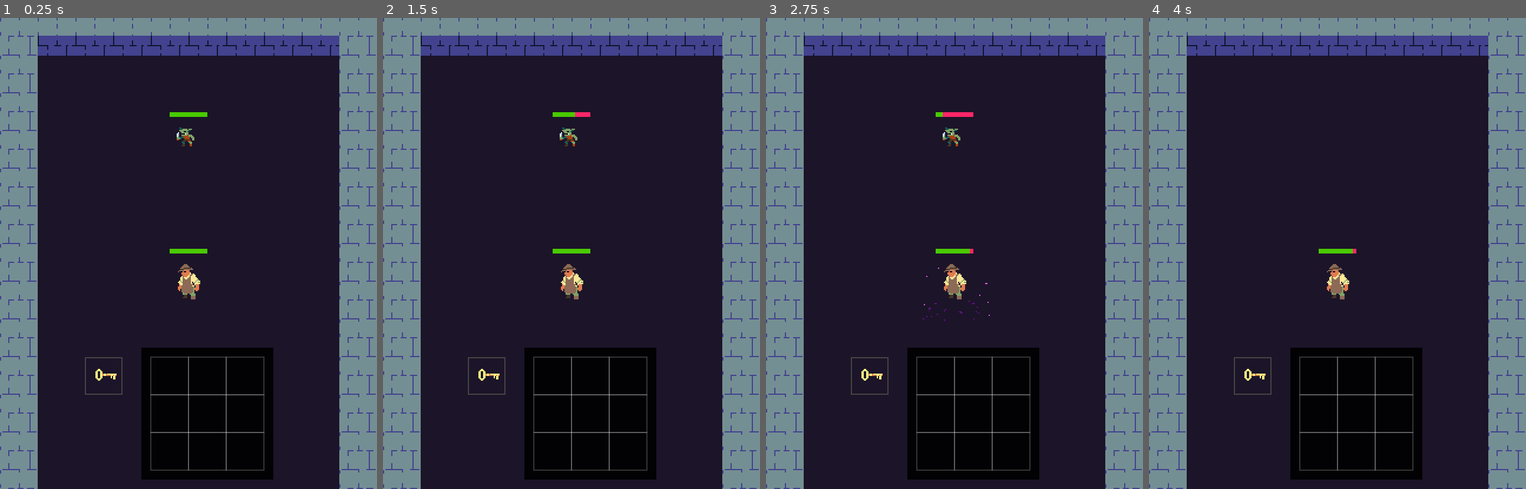
Above: before the commit, frames 1-4 (left to right).
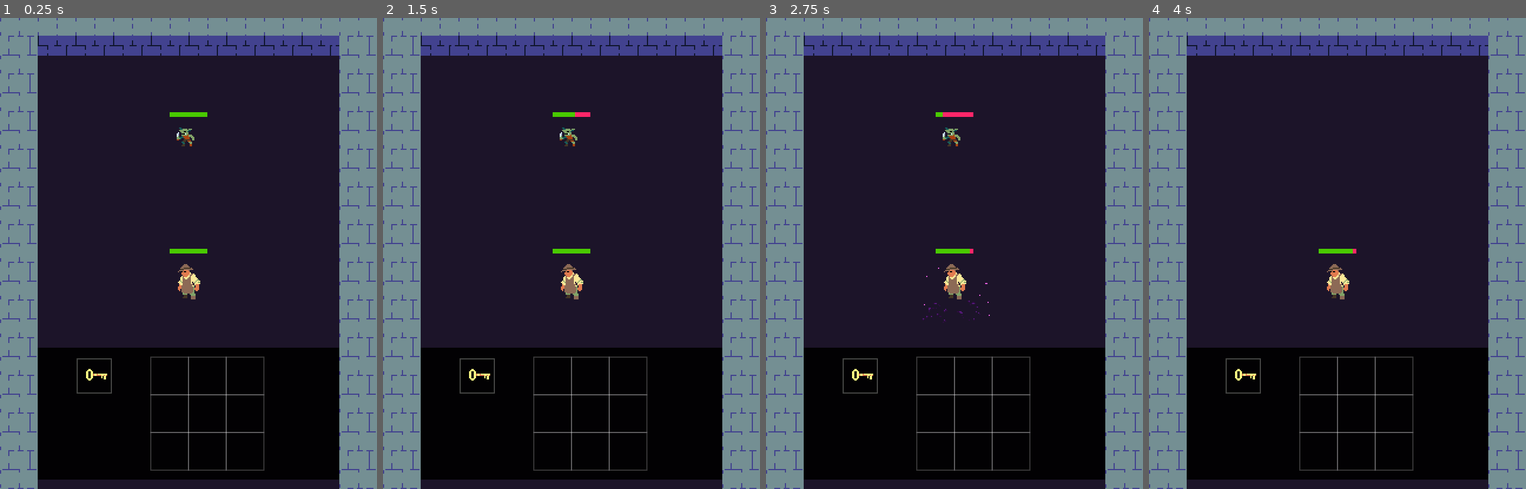
Above: after the commit, the same moments.

Repository: kakitgavin/godot-idle-game
Game: Godot game, scene res://scenes/game.tscn
Same seed, same stepped clock (60 frames per second), same inputs: the game is played once before the commit and once after it.
Inputs (mouse positions are in pixels of both pictures, inside the frame that each line leads up to):
- Up to frame 1 (0.25 s): no input
- Up to frame 2 (1.5 s): tap Enter at 0.5 s; move the mouse to (654, 229) at 0.52 s; press the mouse at (654, 229) at 0.53 s; move the mouse to (496, 277) at 1.27 s; release the mouse at (496, 277) at 1.28 s; click (496, 277) at 1.35 s
- Up to frame 3 (2.75 s): move the mouse to (992, 149) at 2.02 s; press the mouse at (992, 149) at 2.03 s
- Up to frame 4 (4 s): move the mouse to (1318, 347) at 2.77 s; release the mouse at (1318, 347) at 2.78 s; click (1318, 347) at 2.85 s; move the mouse to (1450, 324) at 3.52 s; press the mouse at (1450, 324) at 3.53 s

The runs differ from the first frame. In frame 1, 13% of the frame differs, in the area x 10-90%, y 70-98%; in frame 2, 13%; in frame 3, 13%; in frame 4, 13%.

Commit message:
fix backpack bug

Diff:
--- a/scenes/backpack_manager.tscn
+++ b/scenes/backpack_manager.tscn
@@ -13,28 +13,22 @@
 
 [node name="ColorRect" type="ColorRect" parent="."]
 layout_mode = 0
-offset_left = 56.0
-offset_right = 168.0
+offset_right = 256.0
 offset_bottom = 112.0
 color = Color(0, 0, 0, 0.92549)
 
 [node name="GridContainer" type="GridContainer" parent="ColorRect"]
 layout_mode = 1
 anchors_preset = -1
-anchor_left = 0.071
-anchor_top = 0.071
-anchor_right = 0.929
-anchor_bottom = 0.929
-offset_left = 0.0479999
-offset_top = 0.0479999
-offset_right = -0.0480042
-offset_bottom = -0.0480042
+offset_left = 96.0
+offset_top = 8.0
+offset_right = 192.0
+offset_bottom = 104.0
 theme_override_constants/h_separation = 0
 theme_override_constants/v_separation = 0
 columns = 3
 
 [node name="Area2D" type="Area2D" parent="ColorRect/GridContainer"]
-collision_layer = 0
 
 [node name="CollisionShape2D" type="CollisionShape2D" parent="ColorRect/GridContainer/Area2D"]
 position = Vector2(48, 48)
@@ -42,7 +36,14 @@
 
 [node name="ItemKey" parent="." instance=ExtResource("2_dihp5")]
 layout_mode = 1
-offset_left = 8.0
+offset_left = 32.0
 offset_top = 8.0
-offset_right = 8.0
+offset_right = 32.0
 offset_bottom = 8.0
+
+[node name="ItemKey2" parent="." instance=ExtResource("2_dihp5")]
+layout_mode = 1
+offset_left = 32.0
+offset_top = 8.0
+offset_right = 32.0
+offset_bottom = 8.0
--- a/scenes/game.tscn
+++ b/scenes/game.tscn
@@ -217,8 +217,8 @@
 horizontal_alignment = 1
 
 [node name="BackpackManager" parent="." instance=ExtResource("5_iywne")]
-offset_left = 64.0
+offset_left = 32.0
 offset_top = 280.0
-offset_right = 64.0
+offset_right = 32.0
 offset_bottom = 280.0
 metadata/_edit_use_anchors_ = true
--- a/scenes/item_key.tscn
+++ b/scenes/item_key.tscn
@@ -6,7 +6,6 @@
 size = Vector2(30, 30)
 
 [sub_resource type="StyleBoxFlat" id="StyleBoxFlat_jujb3"]
-bg_color = Color(1, 1, 1, 1)
 draw_center = false
 border_width_left = 1
 border_width_top = 1
@@ -36,6 +35,8 @@
 
 [node name="Panel" type="Panel" parent="."]
 layout_mode = 0
-offset_right = 32.0
-offset_bottom = 32.0
+offset_left = 1.0
+offset_top = 1.0
+offset_right = 31.0
+offset_bottom = 31.0
 theme_override_styles/panel = SubResource("StyleBoxFlat_jujb3")
--- a/scripts/backpack_manager.gd
+++ b/scripts/backpack_manager.gd
@@ -44,14 +44,13 @@
 		var previewTransform = selectedItem.get_global_transform()
 		previewTransform.origin = previewPosition
 		var selectedItemShape: Shape2D = selectedItem.find_child('Area2D').get_child(0).get_shape()
+		isSlotFree = area_2d.overlaps_area(selectedItem.find_child('Area2D'))
 		for item: Control in get_tree().get_nodes_in_group('item'):
 			if item != selectedItem:
 				var shapeToCheck: Shape2D = item.find_child('Area2D').get_child(0).get_shape()
 				isSlotFree = !selectedItemShape.collide(previewTransform, shapeToCheck, item.get_global_transform())
-				if !isSlotFree:
+				if isSlotFree == false:
 					return
-			else:
-				isSlotFree = true
 
 func createSlot():
 	var newSlot = slotScene.instantiate()
